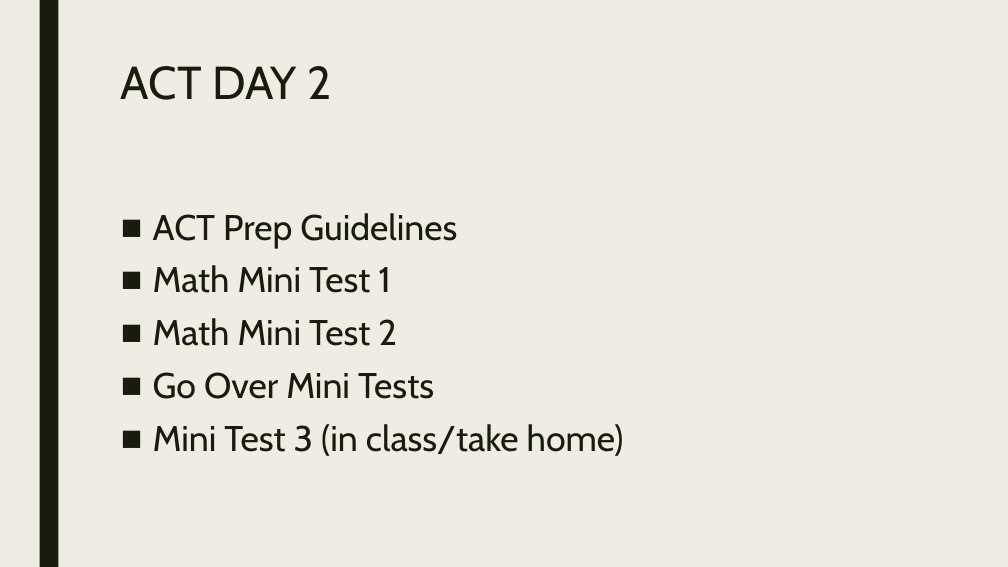
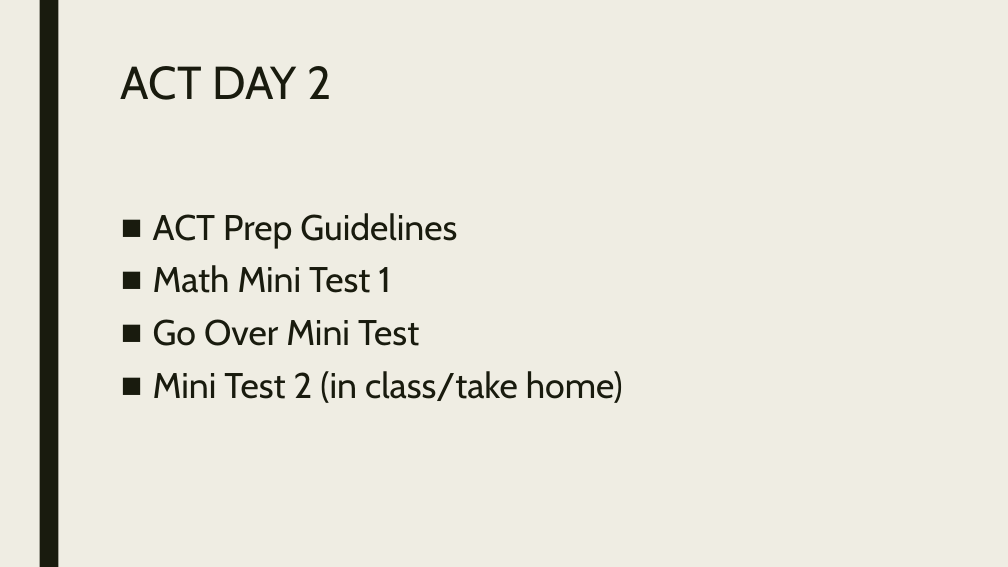
Before and after one commit to codecuddy/pre_calc, a slide deck: slide 2 of _PowerPoints/2nd Semester/Unit 9 ACT/PreCalc_Day_062 Math Mini Test.pptx. Drawn at 1008x567 pixels with LibreOffice and Linux fonts; fonts in the diff are those of the drawing. Boxes give left, top, right and bottom in pixels: in the first picture for what was removed or moved away, otherwise in the second. Text is boxed around its words. In the diff, an @@ line names an element or a change of style, - is before the commit and + after.

```diff
--- a/_PowerPoints/2nd Semester/Unit 9 ACT/PreCalc_Day_062 Math Mini Test.pptx
+++ b/_PowerPoints/2nd Semester/Unit 9 ACT/PreCalc_Day_062 Math Mini Test.pptx
@@ text at [153,319,623,403]: text changed @@
-■ Math Mini Test 2
-■ Go Over Mini Tests
-■ Mini Test 3 (in class/take home)
+■ Go Over Mini Test
+■ Mini Test 2 (in class/take home)
```
Also in this commit, not shown: 1 other slide changed, 1 slide removed, 5 other files.
